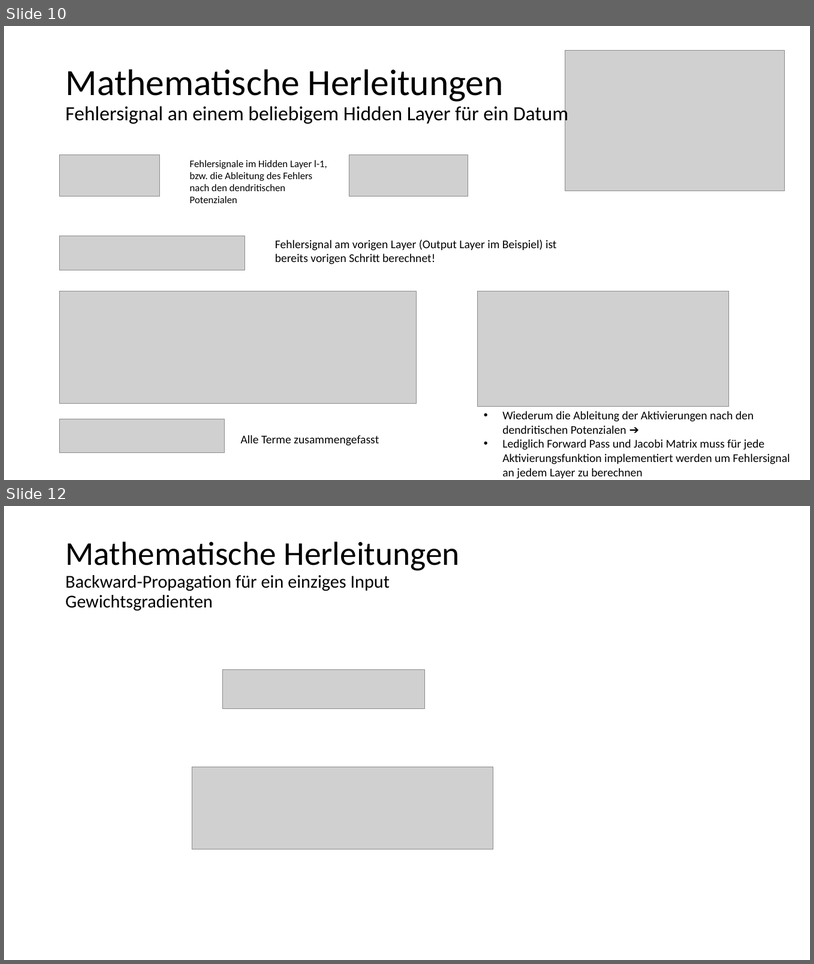
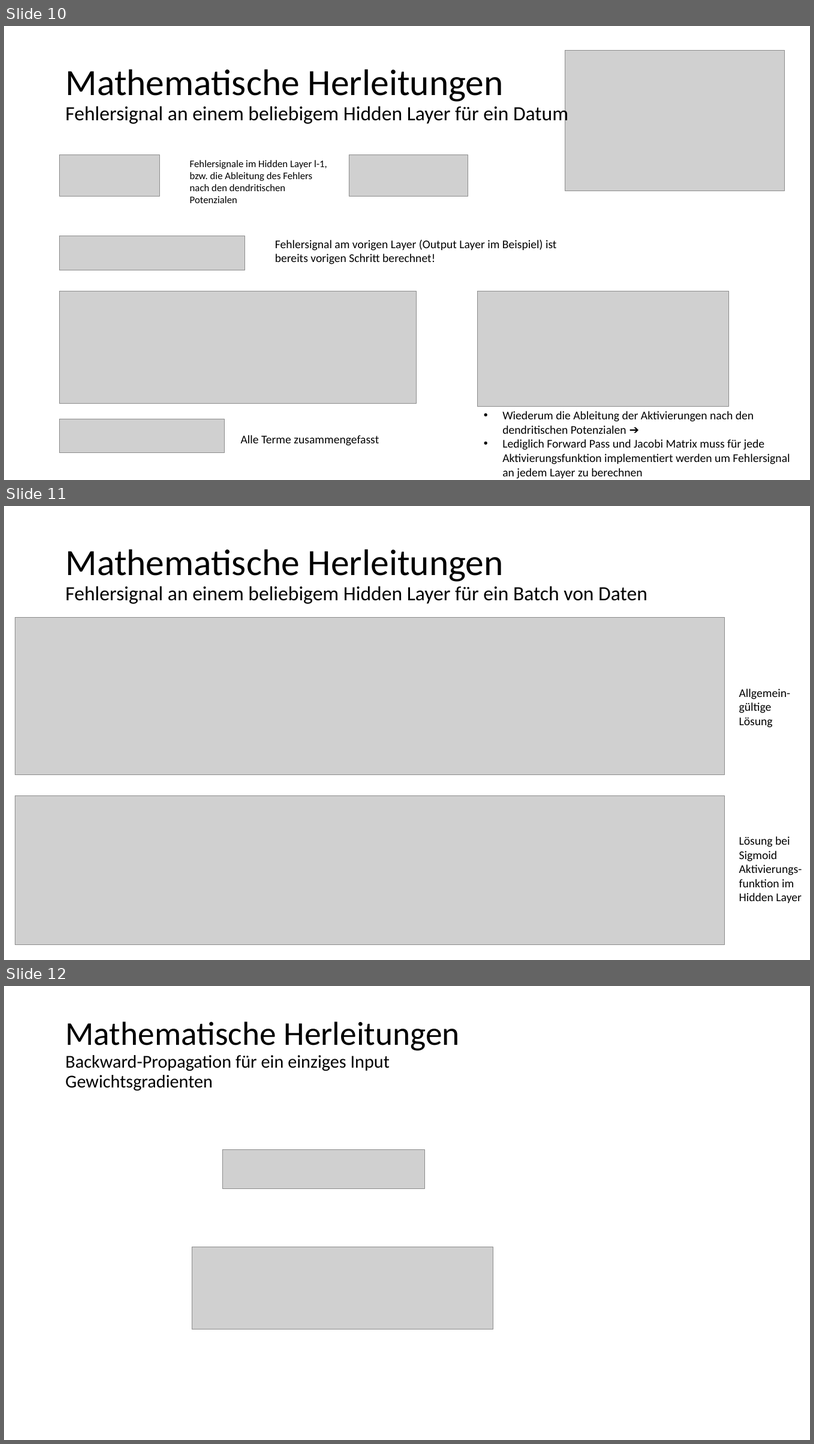
Before and after one commit to kevinsuedmersen/neural_networks_from_scratch, a slide deck: theory/submission/result_presentation.pptx. Shown one above the other, each under a label of ours: slides 10 and 12 before the commit, slides 10, 11 and 12 after it; the slides between them are not shown. The pictures are 814x964 and 814x1444 pixels, drawn with LibreOffice and Linux fonts; fonts in the diff are those of the drawing; grey boxes stand for pictures. Boxes give left, top, right and bottom in pixels: in the first picture for what was removed or moved away, otherwise in the second. Text is boxed around its words. In the diff, an @@ line names an element or a change of style, - is before the commit and + after.

```diff
--- a/theory/submission/result_presentation.pptx
+++ b/theory/submission/result_presentation.pptx
@@ slide 11 added at bbox=[4, 506, 810, 960], background #FFFFFF @@
@@ title added at bbox=[65, 549, 648, 604], 24 pt, text #000000 @@
+Mathematische Herleitungen
+Fehlersignal an einem beliebigem Hidden Layer für ein Batch von Daten
@@ picture added at bbox=[15, 618, 725, 775] @@
@@ text added at bbox=[740, 688, 791, 727], 14 pt, text #000000 @@
+Allgemein-
+gültige Lösung
@@ picture added at bbox=[15, 796, 725, 945] @@
@@ text added at bbox=[740, 836, 803, 903], 14 pt, text #000000 @@
+Lösung bei Sigmoid Aktivierungs-
+funktion im Hidden Layer
```
Also in this commit, not shown: 1 slide changed, 1 slide removed.
